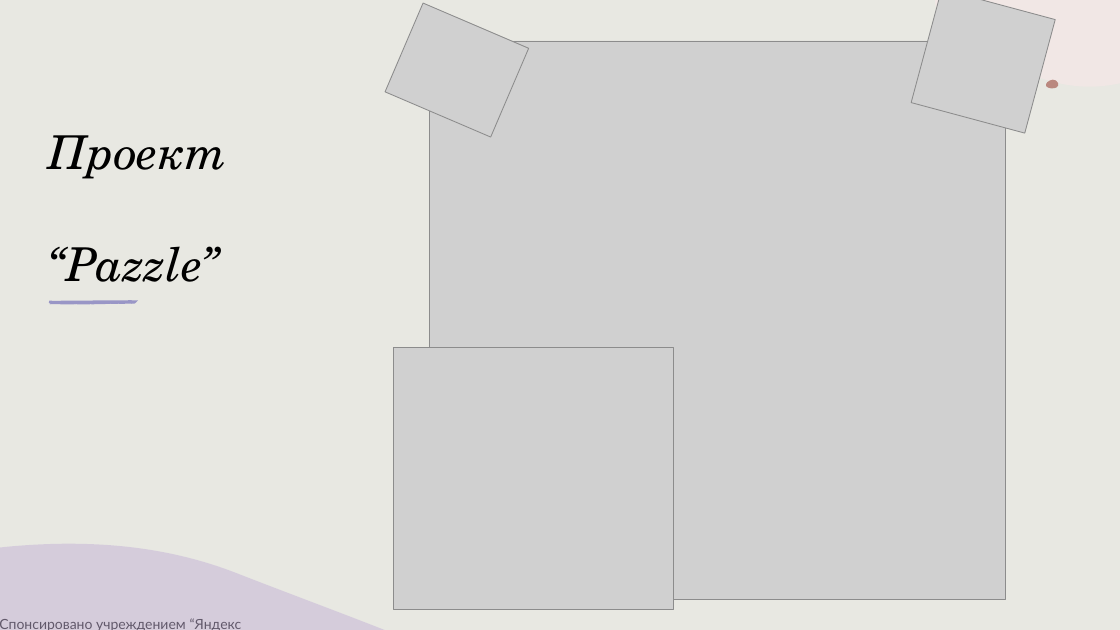
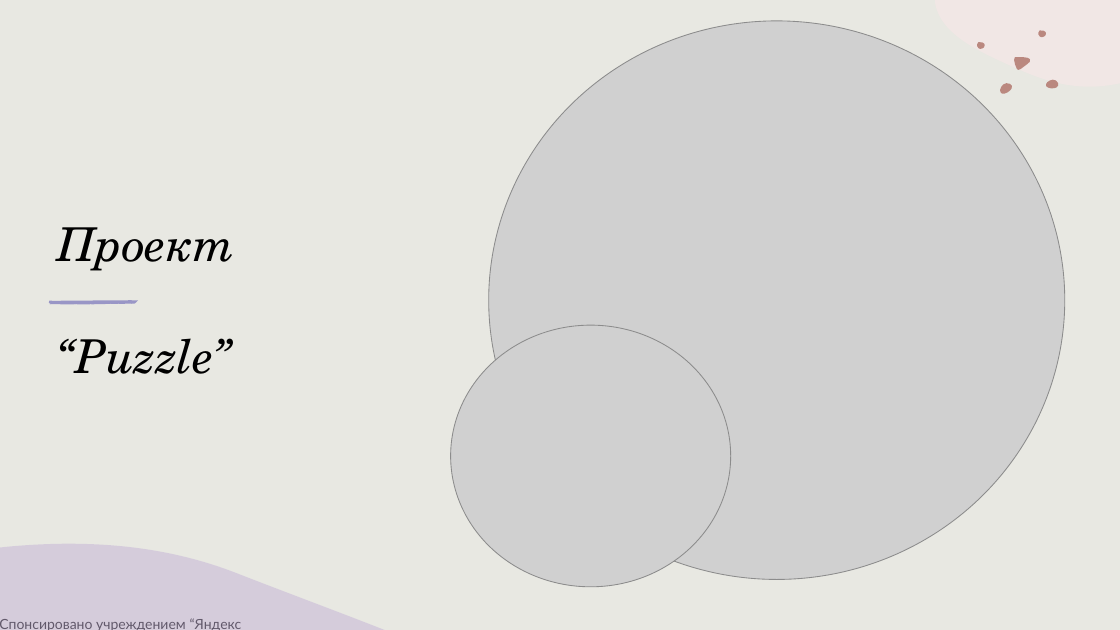
Before and after one commit to OP2RA/My_QT_project-, a slide deck: slide 1 of Проект_Паззл.pptx. Drawn at 1120x630 pixels with LibreOffice and Linux fonts; fonts in the diff are those of the drawing; grey boxes stand for pictures. Boxes give left, top, right and bottom in pixels: in the first picture for what was removed or moved away, otherwise in the second. Text is boxed around its words. In the diff, an @@ line names an element or a change of style, - is before the commit and + after.

```diff
--- a/Проект_Паззл.pptx
+++ b/Проект_Паззл.pptx
@@ picture removed at (386,3,529,137) @@
@@ picture: place and size @@
-picture at (430,41,1007,600)
+picture at (489,21,1065,580)
@@ picture removed at (911,0,1055,133) @@
@@ title at (57,227,235,374): text changed @@
-Проект
-“Pazzle”
+Проект
+“Puzzle”
@@ picture: place and size @@
-picture at (394,348,674,610)
+picture at (450,325,730,587)
```
